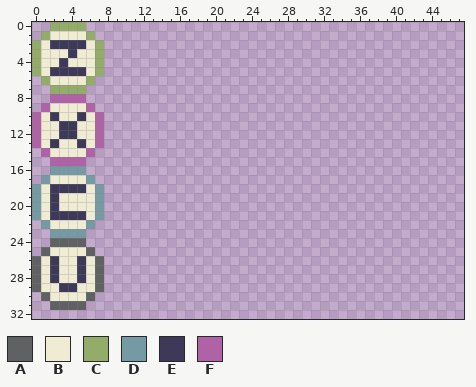
Pixel-art sprite, stored at dist/assets/letters.png. Above: the version before the commit.
The file is 48x48 pixels. Shown: x 0..47, y 0..32.
Palette (. is transparent): A #5f6163  B #f0ecd4  C #93ac69  D #759aa4  E #3e3958  F #af62a6
Pixels before, first column x 0:
 0 ..CCCC..
 1 .CBBBBC.
 2 CBEEEEBC
 3 CBBBEBBC
 4 CBBEBBBC
 5 CBEEEEBC
 6 .CBBBBC.
 7 ..CCCC..
 8 ..FFFF..
 9 .FBBBBF.
10 FBEBBEBF
11 FBBEEBBF
12 FBBEEBBF
13 FBEBBEBF
14 .FBBBBF.
15 ..FFFF..
16 ..DDDD..
17 .DBBBBD.
18 DBEEEEBD
19 DBEBBBBD
20 DBEBBBBD
21 DBEEEEBD
22 .DBBBBD.
23 ..DDDD..
24 ..AAAA..
25 .ABBBBA.
26 ABEBBEBA
27 ABEBBEBA
28 ABEBBEBA
29 ABBEEBBA
30 .ABBBBA.
31 ..AAAA..
New version:
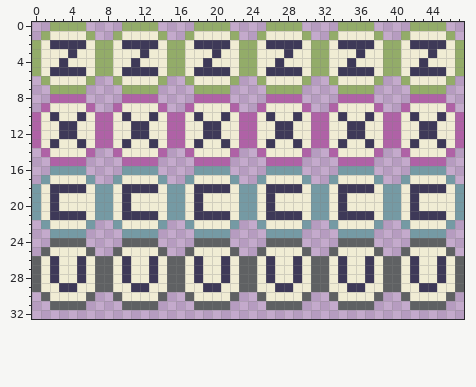
The exact change:
Changed rows in their new state; - is an unchanged pixel.
first column x 8:
 0 --CCCC----CCCC----CCCC----CCCC----CCCC--
 1 -CBBBBC--CBBBBC--CBBBBC--CBBBBC--CBBBBC-
 2 CBEEEEBCCBEEEEBCCBEEEEBCCBEEEEBCCBEEEEBC
 3 CBBBEBBCCBBBEBBCCBBBEBBCCBBBEBBCCBBBEBBC
 4 CBBEBBBCCBBEBBBCCBBEBBBCCBBEBBBCCBBEBBBC
 5 CBEEEEBCCBEEEEBCCBEEEEBCCBEEEEBCCBEEEEBC
 6 -CBBBBC--CBBBBC--CBBBBC--CBBBBC--CBBBBC-
 7 --CCCC----CCCC----CCCC----CCCC----CCCC--
 8 --FFFF----FFFF----FFFF----FFFF----FFFF--
 9 -FBBBBF--FBBBBF--FBBBBF--FBBBBF--FBBBBF-
10 FBEBBEBFFBEBBEBFFBEBBEBFFBEBBEBFFBEBBEBF
11 FBBEEBBFFBBEEBBFFBBEEBBFFBBEEBBFFBBEEBBF
12 FBBEEBBFFBBEEBBFFBBEEBBFFBBEEBBFFBBEEBBF
13 FBEBBEBFFBEBBEBFFBEBBEBFFBEBBEBFFBEBBEBF
14 -FBBBBF--FBBBBF--FBBBBF--FBBBBF--FBBBBF-
15 --FFFF----FFFF----FFFF----FFFF----FFFF--
16 --DDDD----DDDD----DDDD----DDDD----DDDD--
17 -DBBBBD--DBBBBD--DBBBBD--DBBBBD--DBBBBD-
18 DBEEEEBDDBEEEEBDDBEEEEBDDBEEEEBDDBEEEEBD
19 DBEBBBBDDBEBBBBDDBEBBBBDDBEBBBBDDBEBBBBD
20 DBEBBBBDDBEBBBBDDBEBBBBDDBEBBBBDDBEBBBBD
21 DBEEEEBDDBEEEEBDDBEEEEBDDBEEEEBDDBEEEEBD
22 -DBBBBD--DBBBBD--DBBBBD--DBBBBD--DBBBBD-
23 --DDDD----DDDD----DDDD----DDDD----DDDD--
24 --AAAA----AAAA----AAAA----AAAA----AAAA--
25 -ABBBBA--ABBBBA--ABBBBA--ABBBBA--ABBBBA-
26 ABEBBEBAABEBBEBAABEBBEBAABEBBEBAABEBBEBA
27 ABEBBEBAABEBBEBAABEBBEBAABEBBEBAABEBBEBA
28 ABEBBEBAABEBBEBAABEBBEBAABEBBEBAABEBBEBA
29 ABBEEBBAABBEEBBAABBEEBBAABBEEBBAABBEEBBA
30 -ABBBBA--ABBBBA--ABBBBA--ABBBBA--ABBBBA-
31 --AAAA----AAAA----AAAA----AAAA----AAAA--
Boxes around the changes in both pictures, in picture pixels (x1, y1, x2, y2):
added: (104, 22, 464, 310)
